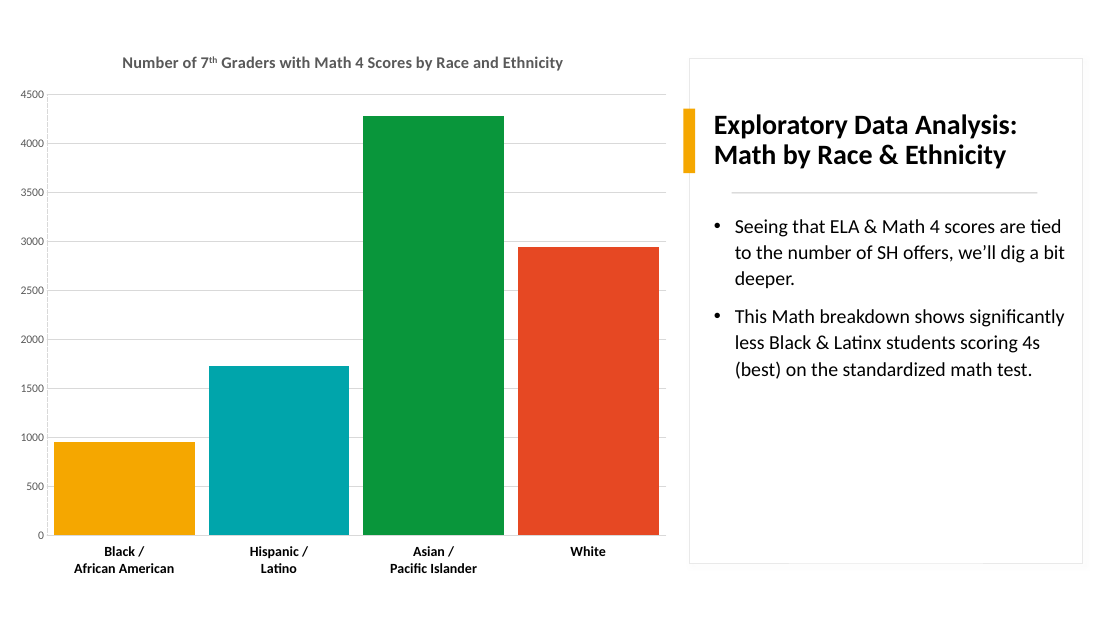
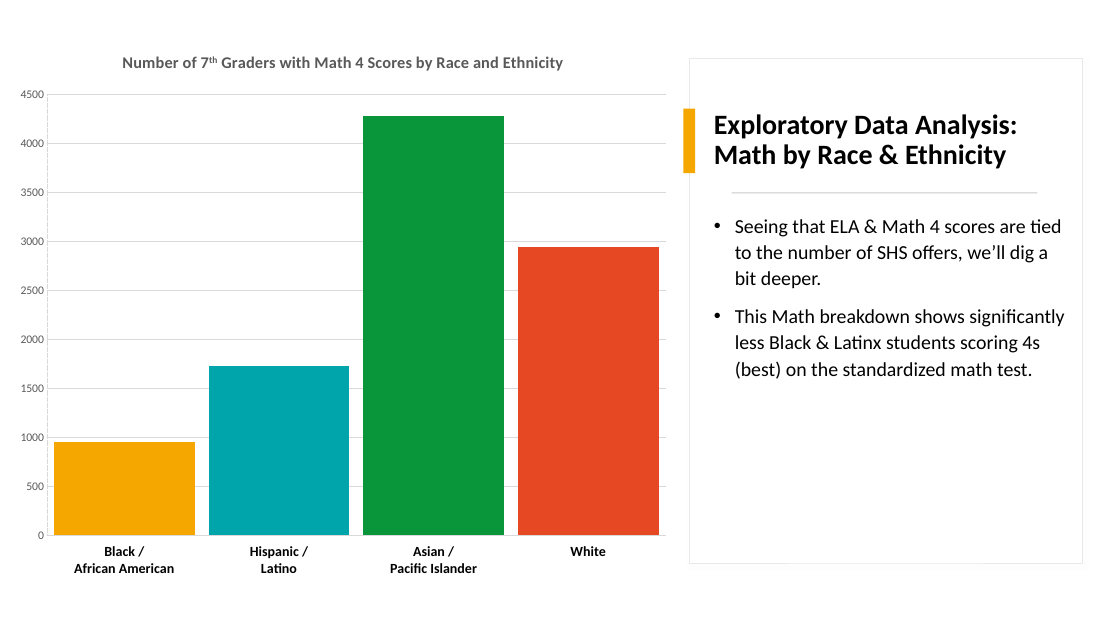
Before and after one commit to dj-m/CapstoneTwo, a slide deck: slide 7 of reports/submission/Capstone_Final_Presentation.pptx. Drawn at 1120x630 pixels with LibreOffice and Linux fonts; fonts in the diff are those of the drawing. Boxes give left, top, right and bottom in pixels: in the first picture for what was removed or moved away, otherwise in the second. Text is boxed around its words. In the diff, an @@ line names an element or a change of style, - is before the commit and + after.

```diff
--- a/reports/submission/Capstone_Final_Presentation.pptx
+++ b/reports/submission/Capstone_Final_Presentation.pptx
@@ text at [735,219,1061,289]: text changed @@
-• Seeing that ELA & Math 4 scores are tied to the number of SH offers, we’ll dig a bit deeper.
+• Seeing that ELA & Math 4 scores are tied to the number of SHS offers, we’ll dig a bit deeper.
```
Also in this commit, not shown: 5 other slides changed, 2 other files.
